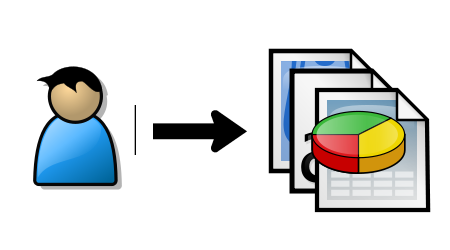
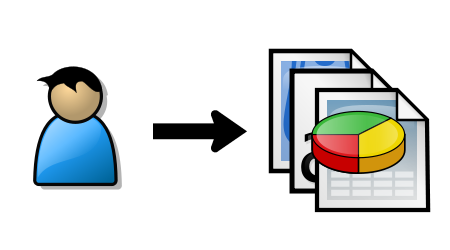
Comparing the layer stacks of the two 450×250 images. Changes:
painted on "arrow1.gif" over [left=134, top=105, right=136, bottom=155]
